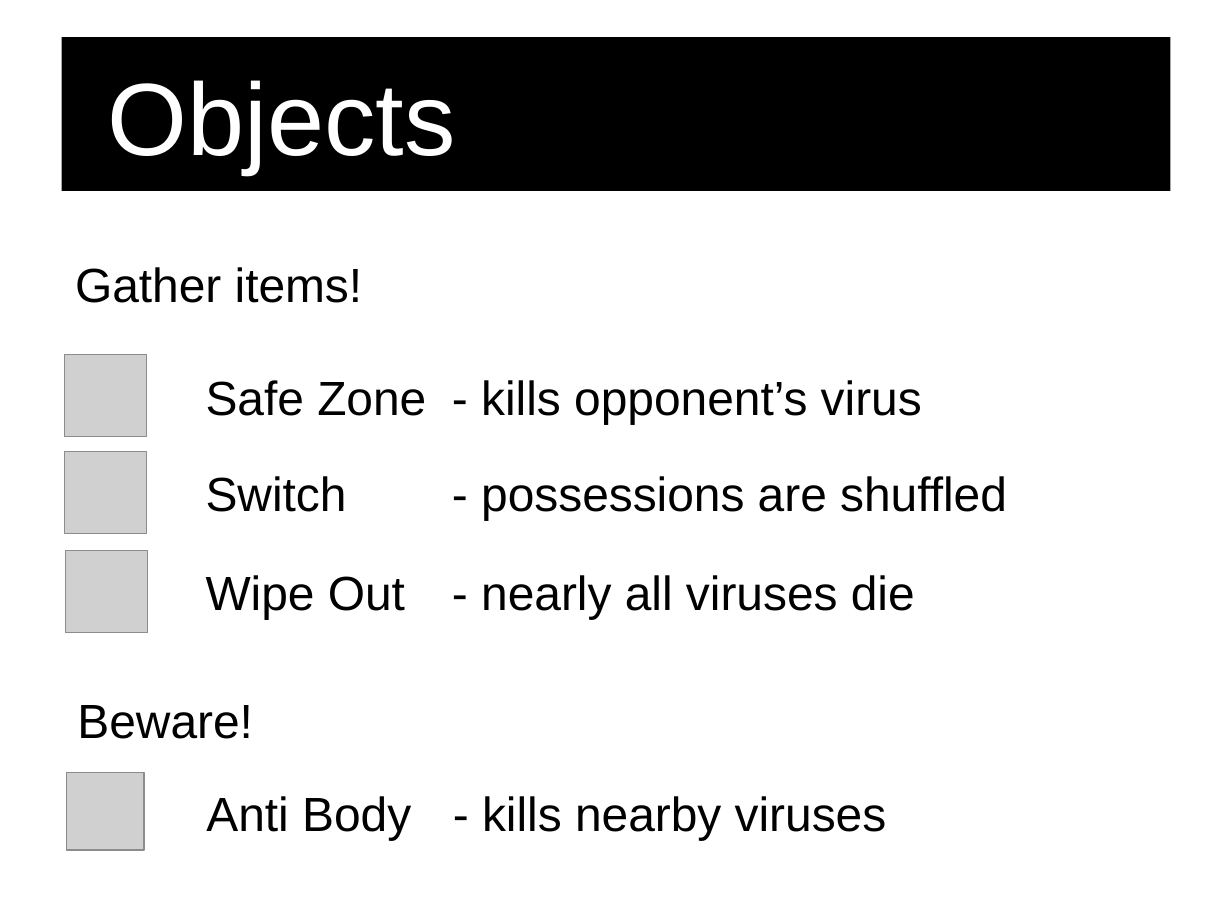
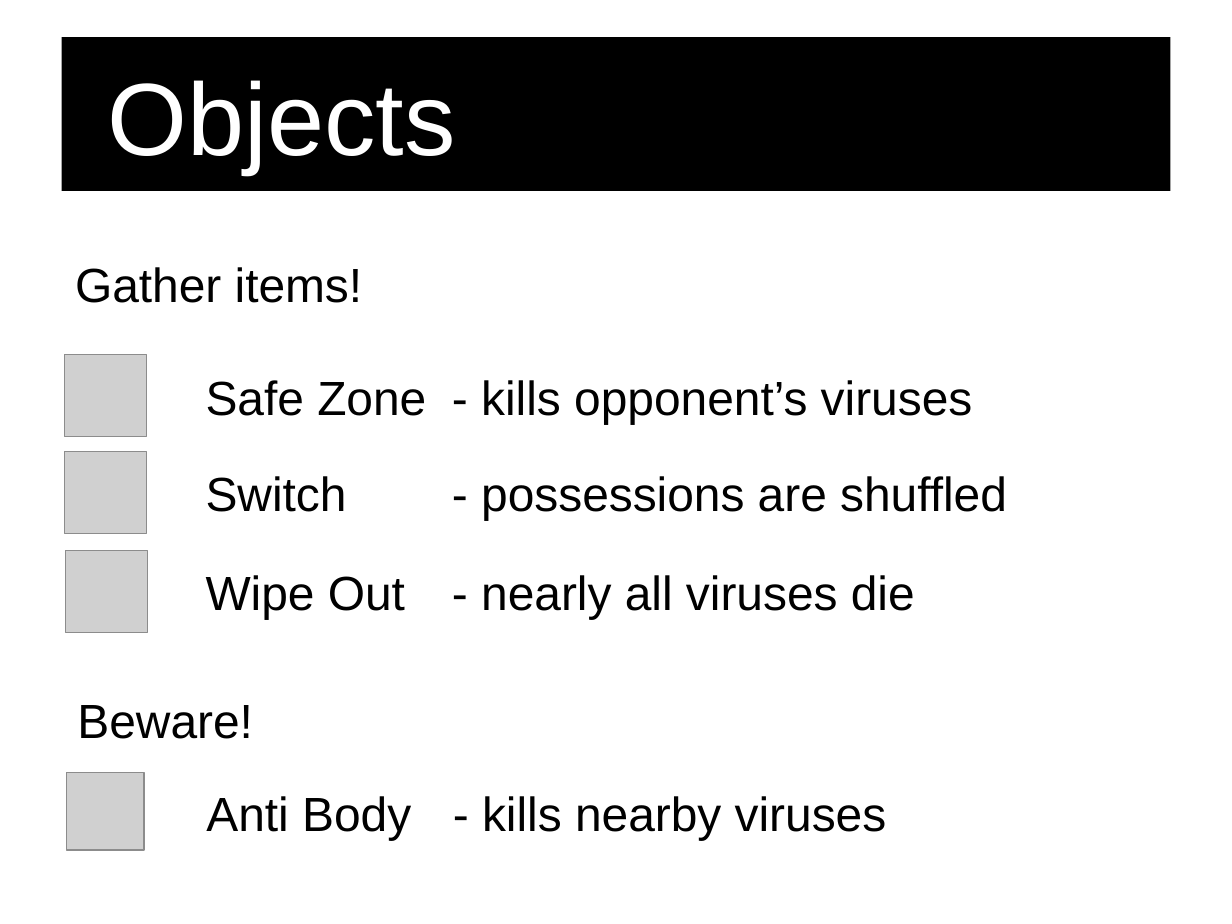
Before and after one commit to Acagamics/virusx, a slide deck: slide 7 of imagine_cup/virusX how to.pptx. Drawn at 1232x924 pixels with LibreOffice and Linux fonts; fonts in the diff are those of the drawing; grey boxes stand for pictures; background and template pictures are left out. Boxes give left, top, right and bottom in pixels: in the first picture for what was removed or moved away, otherwise in the second. Text is boxed around its words. In the diff, an @@ line names an element or a change of style, - is before the commit and + after.

```diff
--- a/imagine_cup/virusX how to.pptx
+++ b/imagine_cup/virusX how to.pptx
@@ text at [206,380,973,424]: text changed @@
-Safe Zone - kills opponent’s virus
+Safe Zone - kills opponent’s viruses
```
Also in this commit, not shown: 4 other slides changed, 1 other file.
